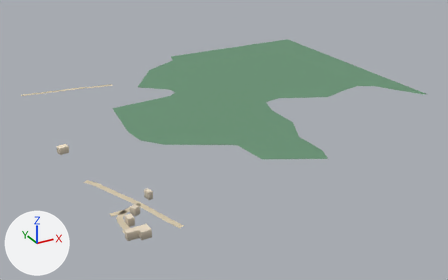
The glTF model public/assets/bengaluru-region-v1/tiles/t39_2-l1.glb as it was, and as the next commit left it.
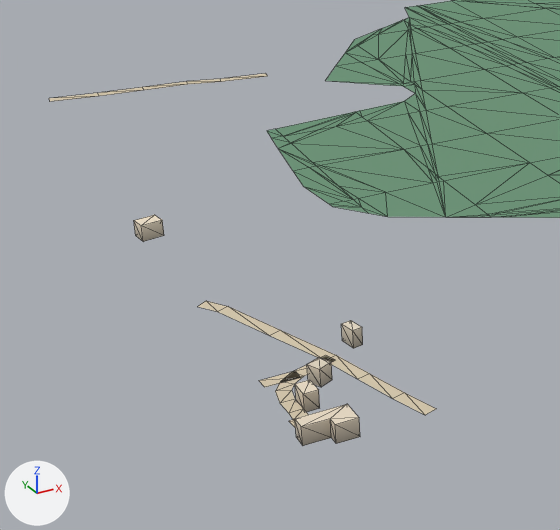
Old and new are each drawn whole from a 50 mm camera at (19354.0, 569.0, 292.0) aimed at (19722.0, 1239.0, -44.0) and again close up on the part from 0% to 53% of the width and 19% to 99% of the height. Every picture has the same lights, and +X, +Y and +Z are marked at lower left. The first two pictures are the older version. The close-ups show mesh edges as thin lines.

The first close-up shows 'building', 'ground'.
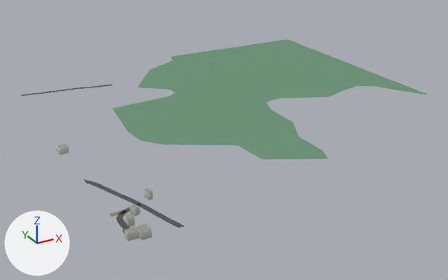
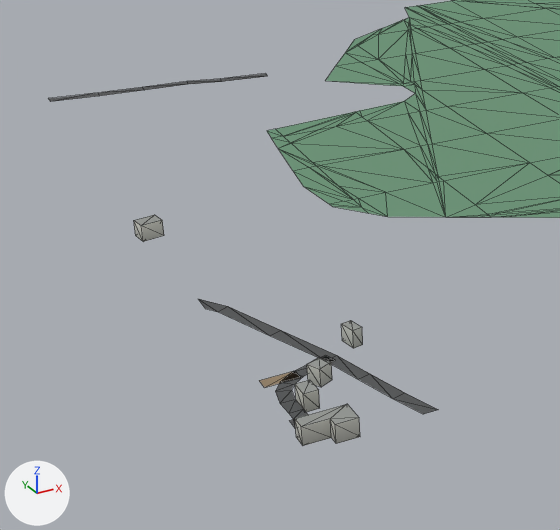
Boxes [x1, y1, x2, y2] around the edits, measured in the close-ups (560 x 530 px; the box of a moved part takes in the faces that stretch with it):
'ground', reshaped
    before: [49, 0, 560, 428]
    after: [48, 0, 560, 429]
part 1 of me_building, recoloured
    both: [134, 215, 363, 445]
part 2 of me_ground, moved or reshaped
    before: [197, 301, 425, 422]
    after: [199, 300, 438, 429]
part 3 of me_ground, moved or reshaped
    before: [49, 73, 267, 102]
    after: [48, 73, 267, 101]
part 4 of me_ground, recoloured
    both: [49, 76, 436, 427]

Patch to the scene script:
```diff
--- a/public/assets/bengaluru-region-v1/tiles/t39_2-l1.glb.py
+++ b/public/assets/bengaluru-region-v1/tiles/t39_2-l1.glb.py
@@ me_building @@
 # used by ob_building; location = (19500.0, 1000.0, 0.0)
-me_building.from_pydata(...)  # 44 vertices, 56 faces; spans x -6.0..47.0, y -1.0..213.0, z 0.0..8.0
+me_building.from_pydata(...)  # 44 vertices, 68 faces; spans x -6.0..47.0, y -1.0..213.0, z 0.0..8.0
+# me_building part 1: 56 kept faces spanning x -6.0..47.0, y -1.0..213.0, z 0.0..8.0 get new vertex colours
+# edits to the shape of me_building do not show in these pictures
 me_building.materials.append(mat_building)
@@ me_ground @@
 # used by ob_ground; location = (19500.0, 1000.0, 0.0)
 # before: 2 (99.0, 405.0, 1.0) at pixel (221, 81), 3 (100.0, 411.0, 1.0) at pixel (220, 78), 4 (80.0, 410.0, 1.0) at pixel (187, 84), 5 (80.0, 416.0, 1.0) at pixel (186, 81), 6 (54.0, 412.0, 1.0) at pixel (144, 90)
 # before: 7 (54.0, 418.0, 1.0) at pixel (142, 87), 8 (27.0, 414.0, 1.0) at pixel (99, 96), 9 (28.0, 420.0, 1.0) at pixel (97, 92)
-me_ground.from_pydata(...)  # 298 vertices, 445 faces; spans x -2.0..500.0, y -1.0..500.0, z 1.0
+me_ground.from_pydata(...)  # 298 vertices, 445 faces; spans x 0.0..500.0, y 0.0..500.0, z 1.0
+# me_ground part 2: 33 of 298 vertices moved; they spanned x -2.0..51.0, y -1.0..128.0, z 1.0 and now span x 0.0..52.0, y 0.0..131.0, z 1.0; mean shift (0.0, 0.0, 0.0); largest move (0.0, 47.0, 1.0) -> (15.0, 53.0, 1.0)
+# me_ground part 3
+for i in [3, 5, 7, 9]: me_ground.vertices[i].co += Vector((-1.0, -6.0, 0.0))
+for i in [2, 4, 6, 8]: me_ground.vertices[i].co += Vector((1.0, 6.0, 0.0))
+# me_ground part 4: 7 kept faces spanning x 0.0..127.0, y 0.0..424.0, z 1.0 get new vertex colours; the middle colour goes from beige #d7c9ae to dark grey #535556
 me_ground.materials.append(mat_ground)
```
